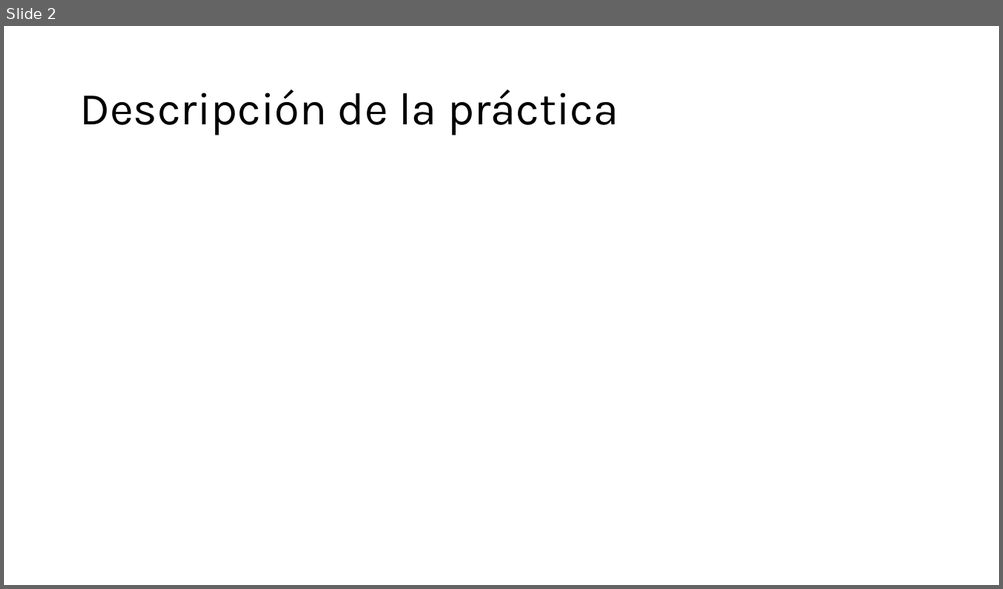
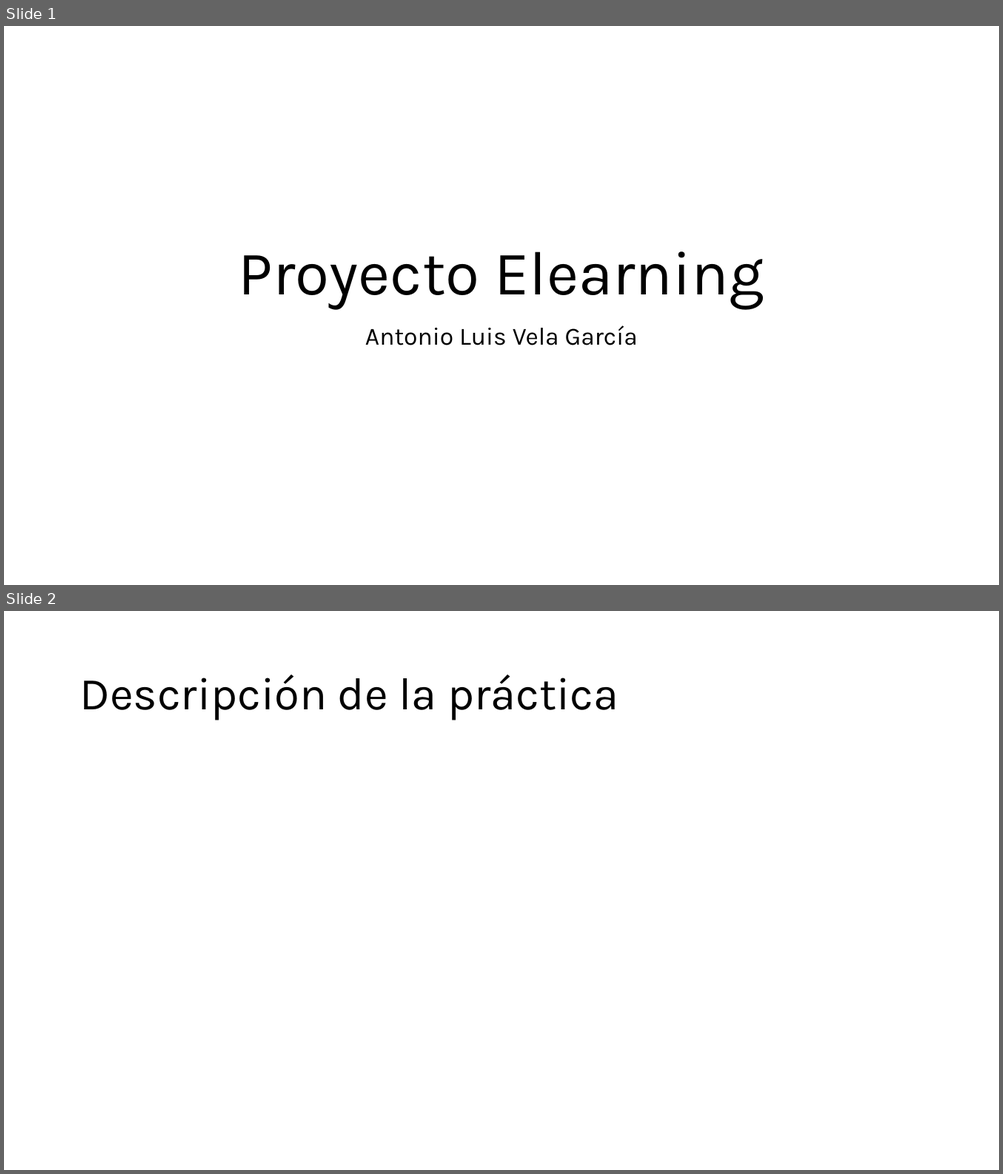
Before and after one commit to AntonioLuis3181/DIDAHE, a slide deck: T2 - Práctica React - 29012026/T2 - Presentación práctica.pptx. Shown one above the other, each under a label of ours: slide 2 before the commit, slides 1 and 2 after it. The pictures are 1003x589 and 1003x1174 pixels, drawn with LibreOffice and Linux fonts; fonts in the diff are those of the drawing. Boxes give left, top, right and bottom in pixels: in the first picture for what was removed or moved away, otherwise in the second. Text is boxed around its words. In the diff, an @@ line names an element or a change of style, - is before the commit and + after.

```diff
--- a/T2 - Práctica React - 29012026/T2 - Presentación práctica.pptx
+++ b/T2 - Práctica React - 29012026/T2 - Presentación práctica.pptx
@@ slide 1 added at [4,26,999,585], background #FFFFFF @@
@@ title added at [239,252,763,309], 60 pt, text #000000 @@
+Proyecto Elearning
@@ subtitle added at [365,326,637,346], 24 pt, text #000000 @@
+Antonio Luis Vela García
```
Also in this commit, not shown: 1 slide changed, 1 slide removed, 1 other file.
